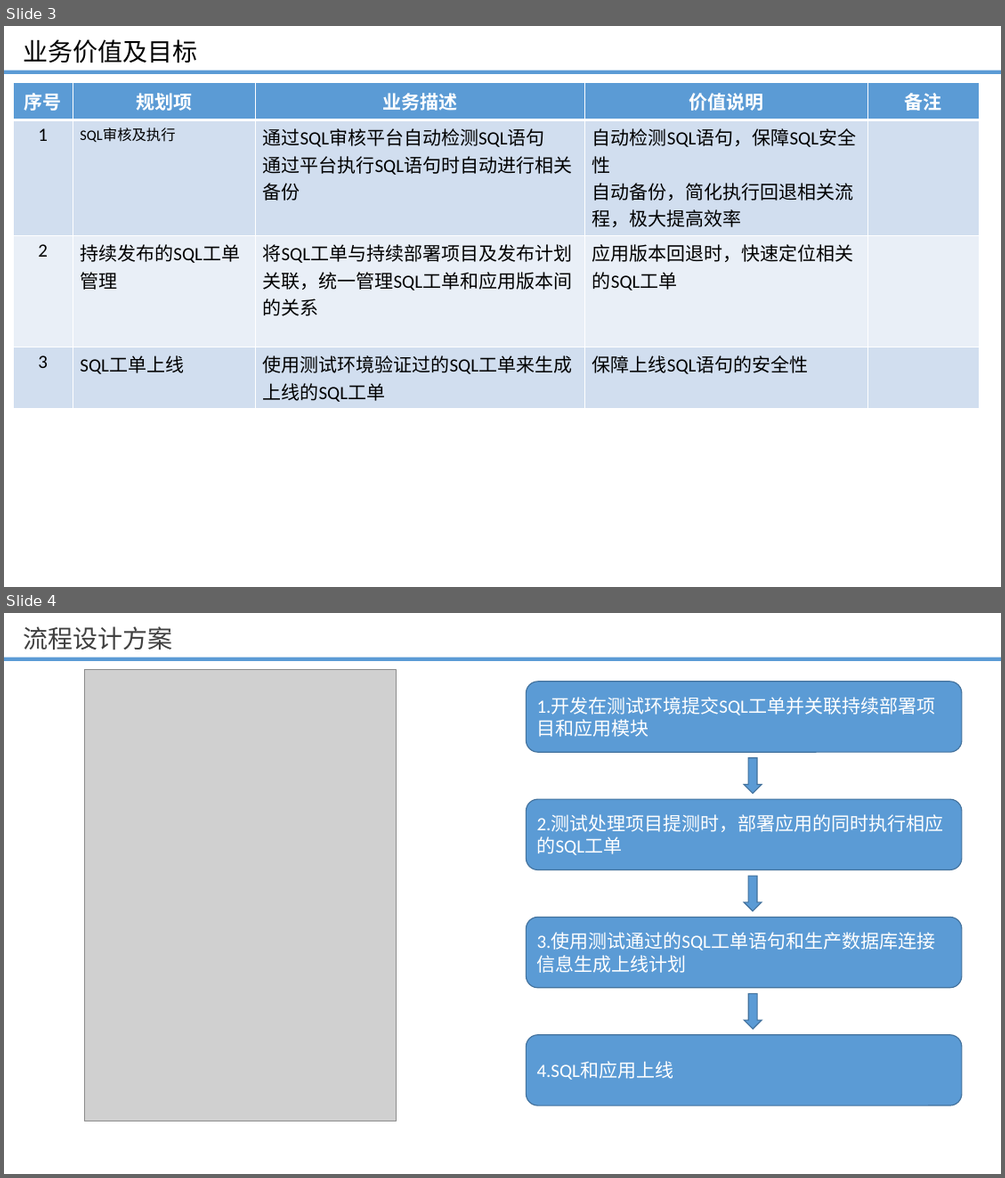
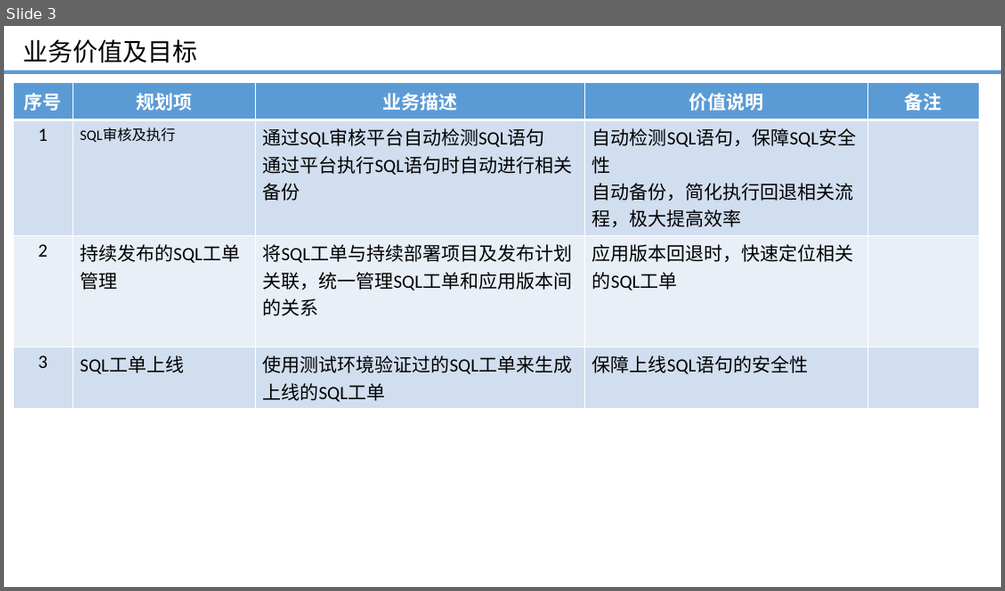
Before and after one commit to minigoat/document, a slide deck: sql/持续发布SQL脚本管理发布规划.pptx. Shown one above the other, each under a label of ours: slides 3 and 4 before the commit, slide 3 after it. The pictures are 1005x1178 and 1005x591 pixels, drawn with LibreOffice and Linux fonts; fonts in the diff are those of the drawing; grey boxes stand for pictures; background and template pictures are left out. Boxes give left, top, right and bottom in pixels: in the first picture for what was removed or moved away, otherwise in the second. Text is boxed around its words. In the diff, an @@ line names an element or a change of style, - is before the commit and + after.

```diff
--- a/sql/持续发布SQL脚本管理发布规划.pptx
+++ b/sql/持续发布SQL脚本管理发布规划.pptx
@@ slide 4 removed at (x1=4, y1=613, x2=1001, y2=1174), background #FFFFFF; not listed: 1 template element that a slide beside it also shows @@
@@ title removed at (x1=24, y1=626, x2=173, y2=650) @@
-流程设计方案
@@ picture removed at (x1=85, y1=670, x2=396, y2=1121) @@
@@ rounded rectangle removed at (x1=526, y1=682, x2=962, y2=752) @@
-1.开发在测试环境提交SQL工单并关联持续部署项目和应用模块
@@ down arrow removed at (x1=744, y1=758, x2=762, y2=793) @@
@@ rounded rectangle removed at (x1=526, y1=799, x2=962, y2=869) @@
-2.测试处理项目提测时，部署应用的同时执行相应的SQL工单
@@ down arrow removed at (x1=744, y1=876, x2=762, y2=910) @@
@@ rounded rectangle removed at (x1=526, y1=916, x2=962, y2=987) @@
-3.使用测试通过的SQL工单语句和生产数据库连接信息生成上线计划
@@ down arrow removed at (x1=744, y1=994, x2=762, y2=1029) @@
@@ rounded rectangle removed at (x1=526, y1=1035, x2=962, y2=1105) @@
-4.SQL和应用上线
```
Also in this commit, not shown: 1 slide changed, 4 slides added, 1 other slide removed, 1 other file.
